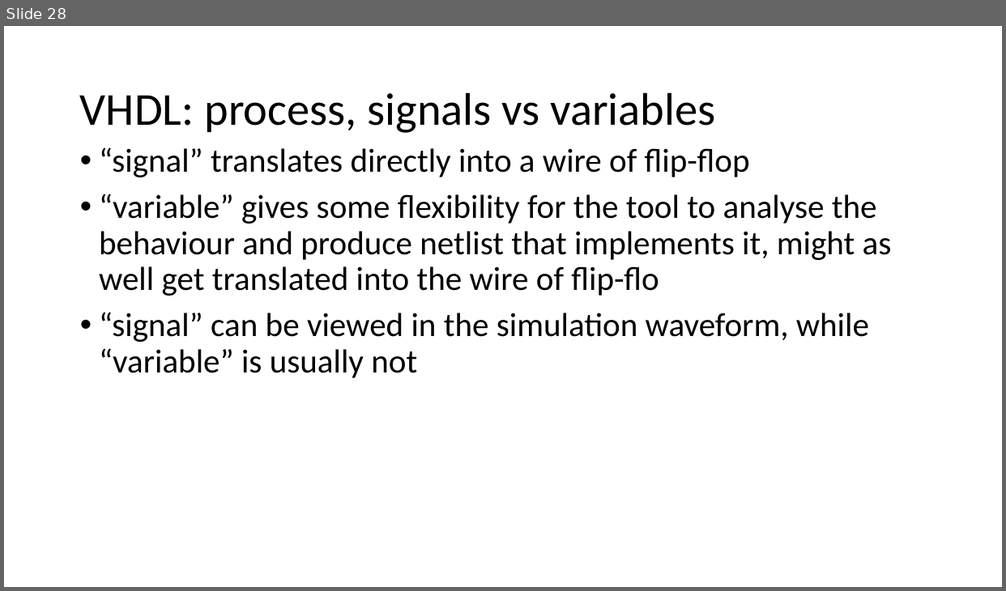
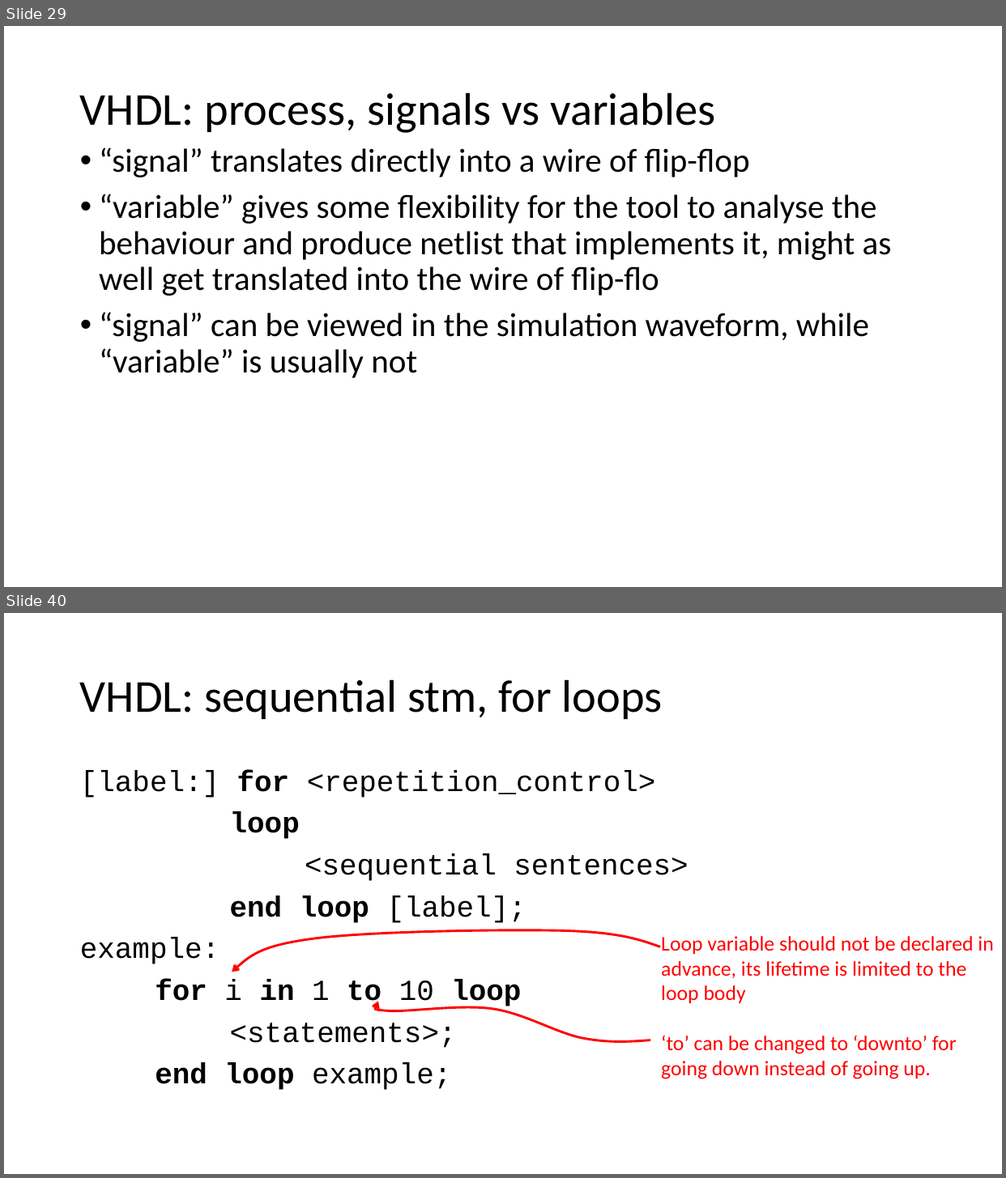
Before and after one commit to quarck/vhdl_intro, a slide deck: part2.pptx. Shown one above the other, each under a label of ours: slide 28 before the commit, slides 29 and 40 after it; the slides between them are not shown. The pictures are 1006x591 and 1006x1178 pixels, drawn with LibreOffice and Linux fonts; fonts in the diff are those of the drawing. Boxes give left, top, right and bottom in pixels: in the first picture for what was removed or moved away, otherwise in the second. Text is boxed around its words. In the diff, an @@ line names an element or a change of style, - is before the commit and + after.

```diff
--- a/part2.pptx
+++ b/part2.pptx
@@ slide 40 added at (x1=4, y1=613, x2=1002, y2=1174), background #FFFFFF @@
@@ title added at (x1=80, y1=679, x2=663, y2=719), 44 pt, text #000000 @@
+VHDL: sequential stm, for loops
@@ text added at (x1=80, y1=770, x2=688, y2=1090), 28 pt, text #000000 @@
+[label:] for <repetition_control>
+loop
+<sequential sentences>
+end loop [label];
+example:
+for i in 1 to 10 loop
+<statements>;
+end loop example;
@@ freeform shape added at (x1=232, y1=931, x2=660, y2=973), outline #FF0000 2.25 pt @@
@@ text added at (x1=661, y1=936, x2=993, y2=1080), 20 pt, text #FF0000 @@
+Loop variable should not be declared in advance, its lifetime is limited to the loop body
+‘to’ can be changed to ‘downto’ for going down instead of going up.
@@ freeform shape added at (x1=374, y1=1002, x2=650, y2=1042), outline #FF0000 2.25 pt @@
@@ what was slide 28 is now slide 29 @@
```
Also in this commit, not shown: 4 slides changed, 10 other slides added, 1 other file.
